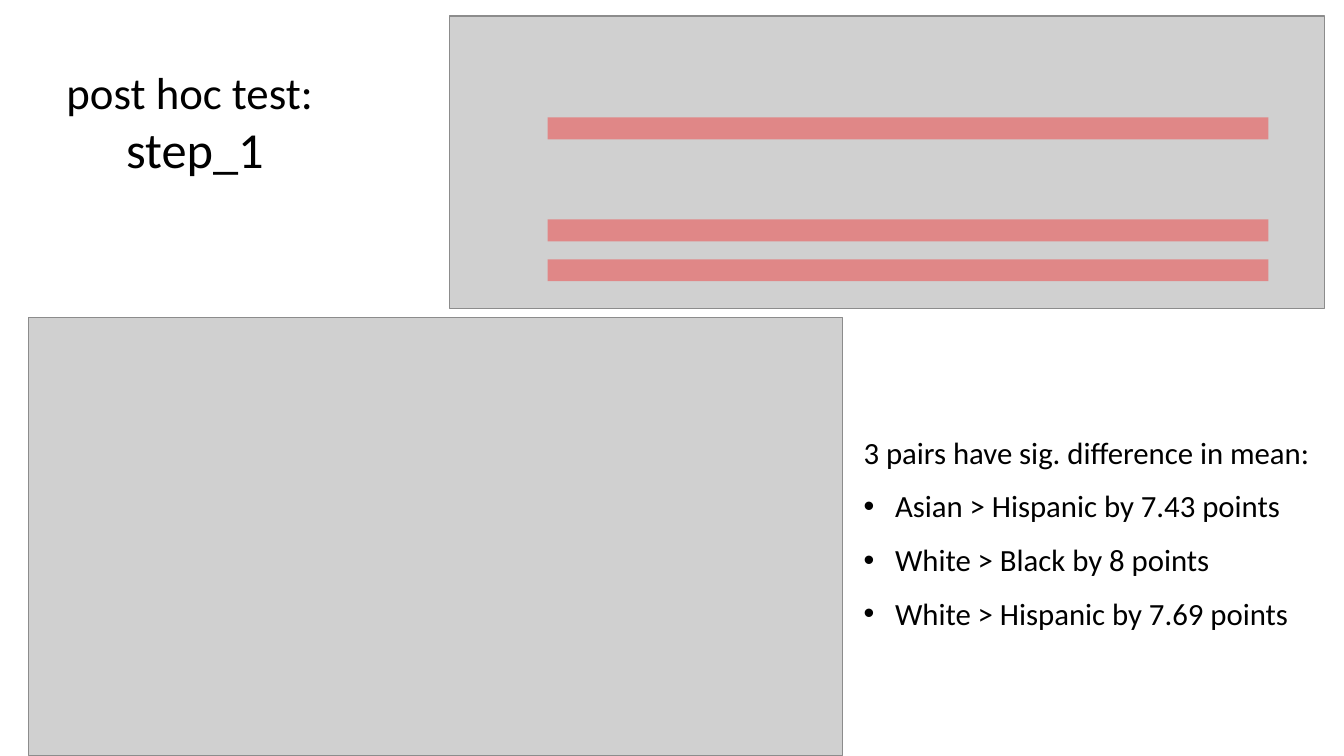
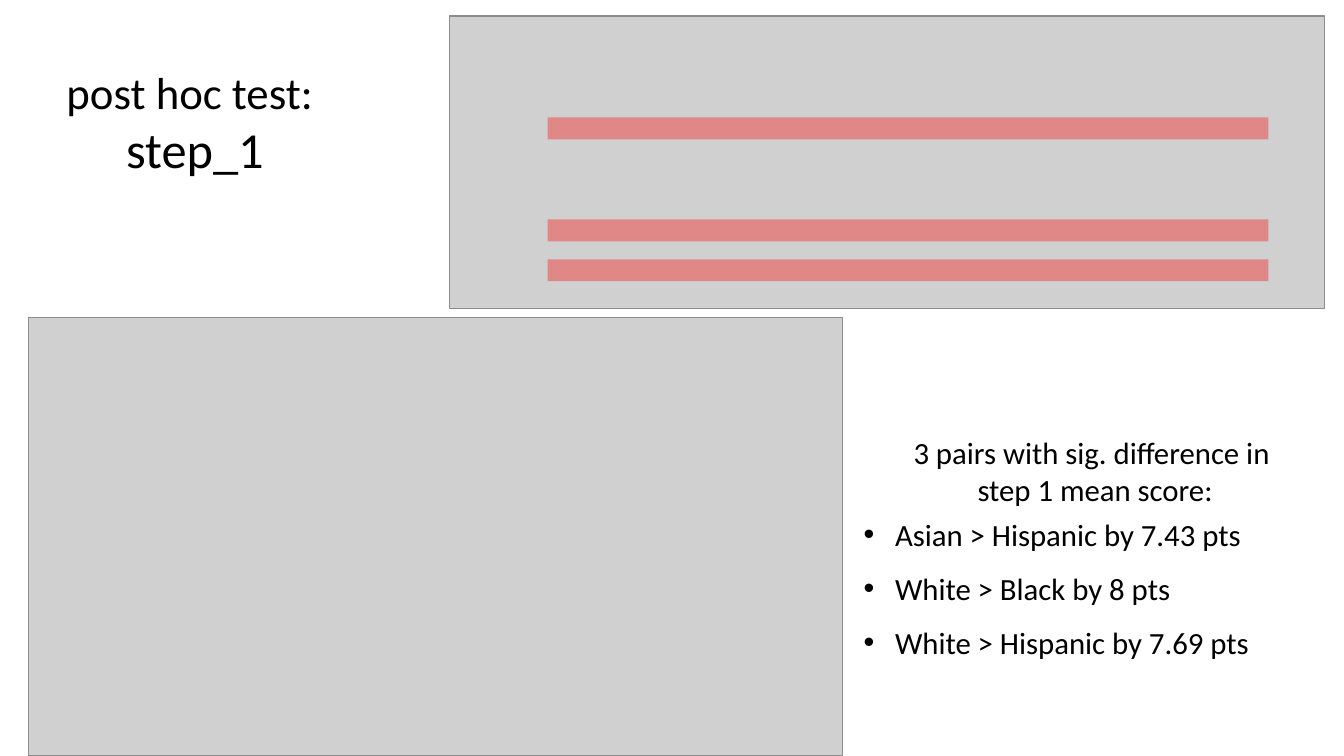
Before and after one commit to tiffanydho/ENT_research, a slide deck: slide 10 of ERAS_Linguistics/ERAS_race_report.pptx (slide 9 before the commit). Drawn at 1344x756 pixels with LibreOffice and Linux fonts; fonts in the diff are those of the drawing; grey boxes stand for pictures. Boxes give left, top, right and bottom in pixels: in the first picture for what was removed or moved away, otherwise in the second. Text is boxed around its words. In the diff, an @@ line names an element or a change of style, - is before the commit and + after.

```diff
--- a/ERAS_Linguistics/ERAS_race_report.pptx
+++ b/ERAS_Linguistics/ERAS_race_report.pptx
@@ text at bbox=[895, 442, 1269, 659]: text changed @@
-3 pairs have sig. difference in mean:
-• Asian > Hispanic by 7.43 points
-• White > Black by 8 points
-• White > Hispanic by 7.69 points
+3 pairs with sig. difference in
+step 1 mean score:
+• Asian > Hispanic by 7.43 pts
+• White > Black by 8 pts
+• White > Hispanic by 7.69 pts
```
Also in this commit, not shown: 8 other slides changed, 38 slides added, 1 slide removed, 6 other files.
